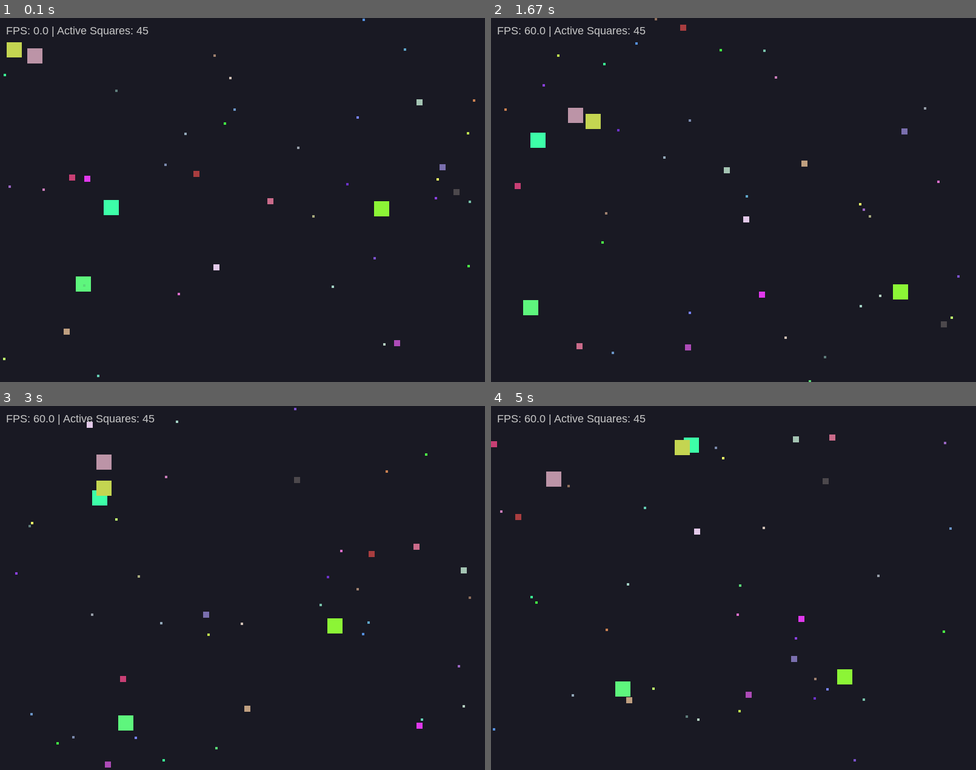
Above: before the commit, frames 1-4 (two rows, left to right).
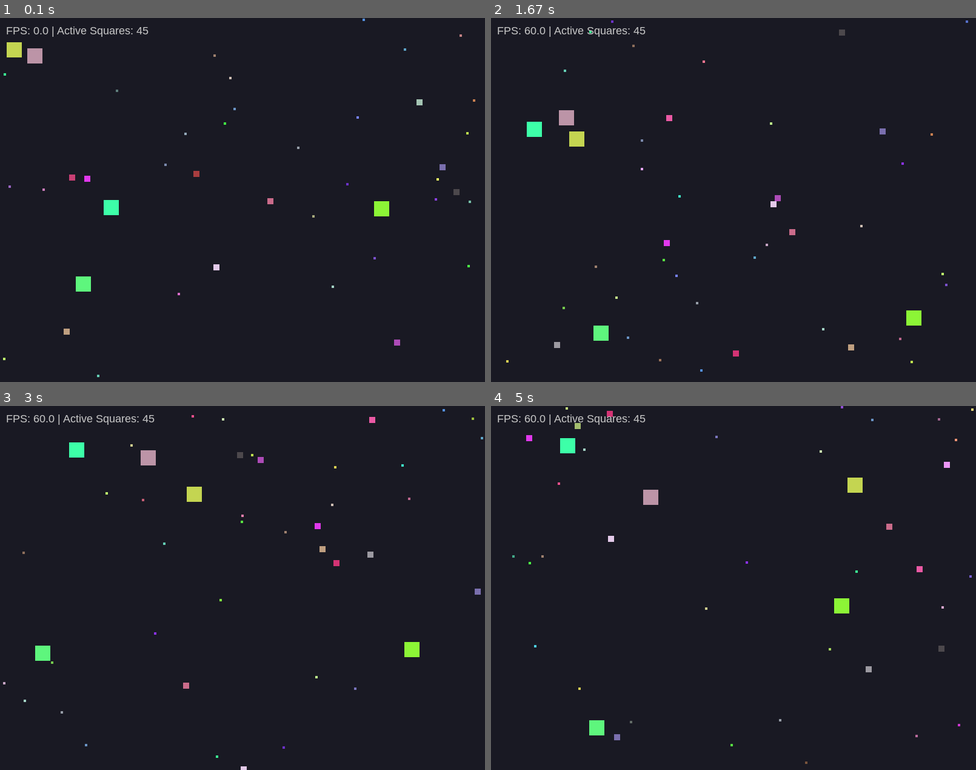
Above: after the commit, the same moments.

Repository: whajar019-bot/lab8-pygame
Game: pygame game, started from main.py
Two runs of this game, one before a commit and one after it. Both use one fixed random seed, a clock stepped at 60 frames per second and the inputs below.
Inputs:
- Up to frame 1 (0.1 s): no input
- Up to frame 2 (1.67 s): no input
- Up to frame 3 (3 s): no input
- Up to frame 4 (5 s): no input

The runs differ from the first frame. In frame 1, less than 0.1% of the frame differs, in the area x 0-97%, y 4-91%; in frame 2, 1.8%; in frame 3, 1.9%, in the area x 0-100%, y 0-100%; in frame 4, 1.9%.

Commit message:
exam: q5 - eating

Diff:
--- a/main.py
+++ b/main.py
@@ -148,6 +148,14 @@
 
         for square in squares[:]:
             square.update(squares, logger, dt)
+
+            for other in squares:
+                if other is square:
+                    continue
+                if check_collision(square, other):
+                    # Bigger square eats smaller one
+                    if square.size > other.size:
+                        other.is_dead = True
             if square.is_dead:
                 squares.remove(square)
                 squares.append(Square(square.size))
Not shown, removed: journal.log
